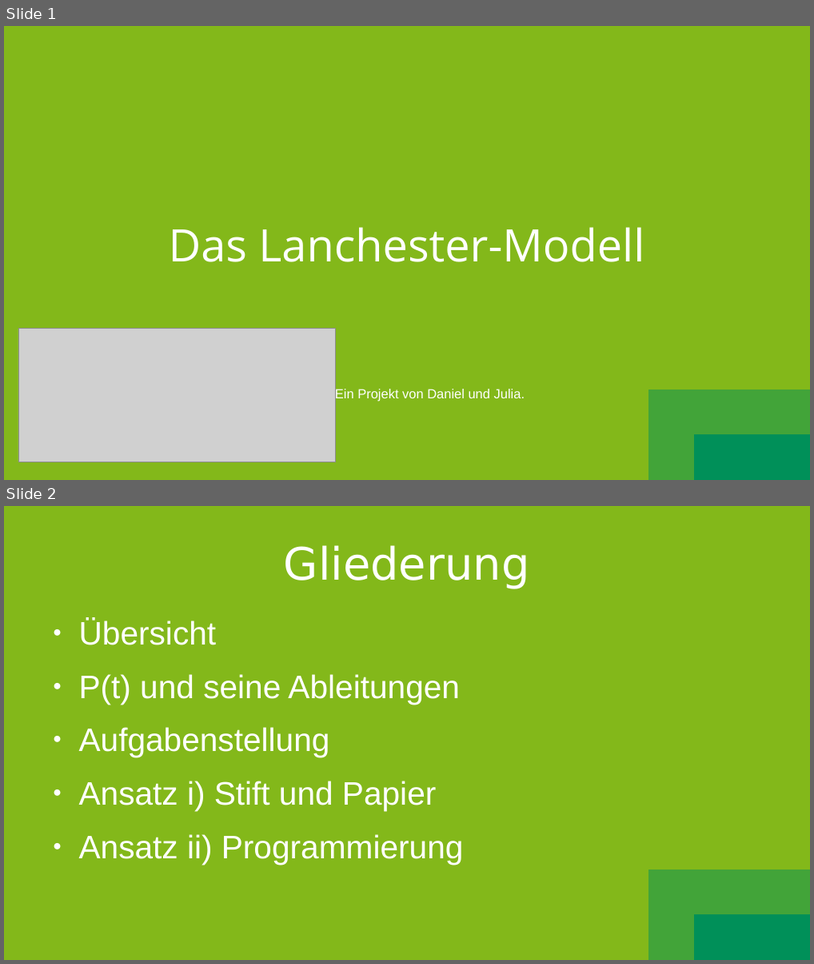
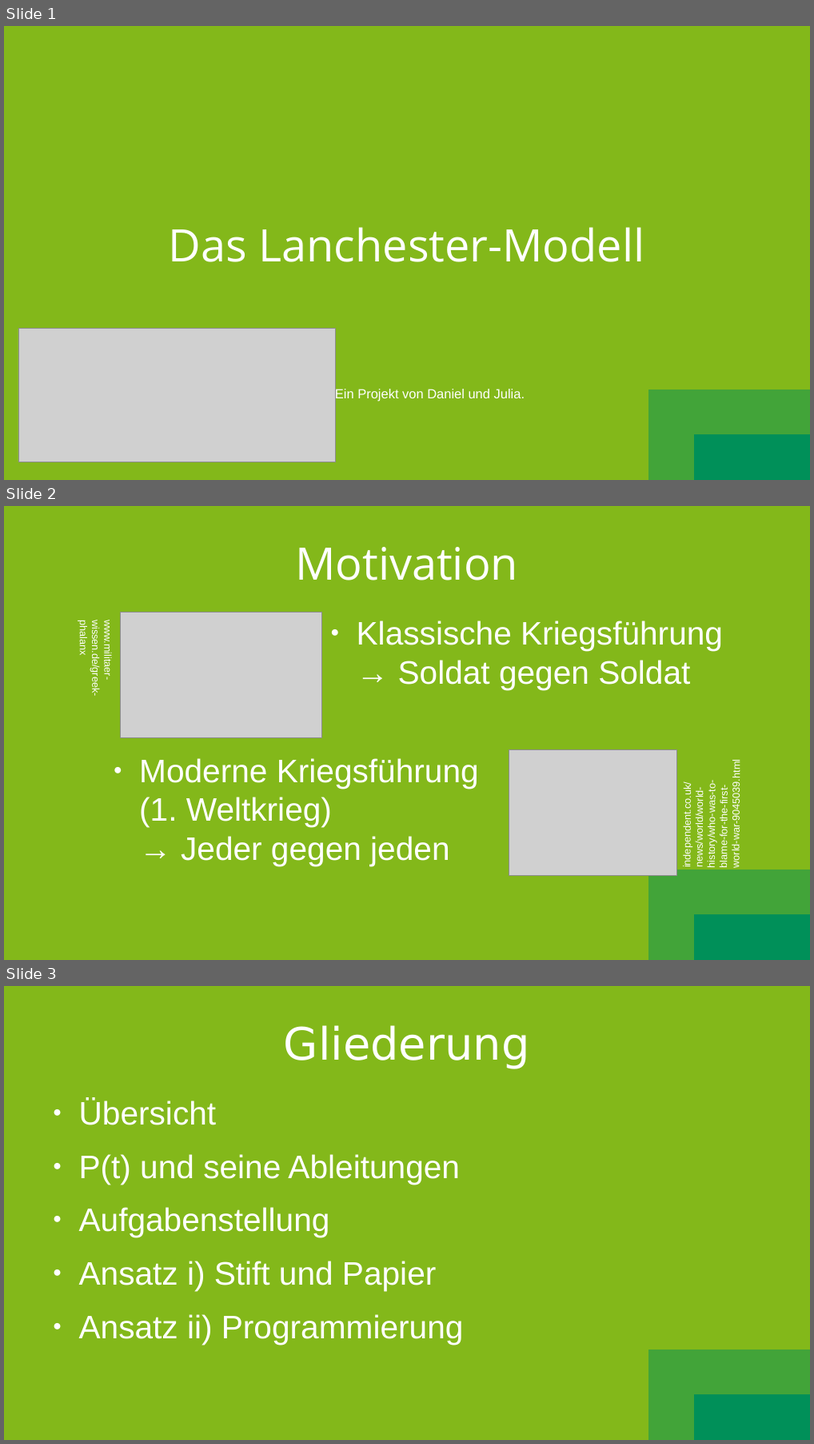
Before and after one commit to SootDan/LanchesterModell, a slide deck: Prasentation.odp. Shown one above the other, each under a label of ours: slides 1 and 2 before the commit, slides 1, 2 and 3 after it. The pictures are 814x964 and 814x1444 pixels, drawn with LibreOffice and Linux fonts; fonts in the diff are those of the drawing; grey boxes stand for pictures. Boxes give left, top, right and bottom in pixels: in the first picture for what was removed or moved away, otherwise in the second. Text is boxed around its words. In the diff, an @@ line names an element or a change of style, - is before the commit and + after.

Commit message:
wip: presentation

```diff
--- a/Prasentation.odp
+++ b/Prasentation.odp
@@ slide 2 added at [4, 506, 810, 960], background gradient #009059 to #42A439 to #83B81A @@
@@ title added at [295, 547, 518, 580], 44 pt, text #FFFFFF @@
+Motivation
@@ text added at [78, 623, 114, 694], 10 pt, text #FFFFFF @@
+www.militaer-wissen.de/greek-phalanx
@@ picture added at [121, 612, 322, 737] @@
@@ text added at [357, 620, 723, 689], 32 pt, text #FFFFFF @@
+● Klassische Kriegsführung
+  → Soldat gegen Soldat
@@ text added at [139, 758, 479, 866], 32 pt, text #FFFFFF @@
+● Moderne Kriegsführung (1. Weltkrieg)
+  → Jeder gegen jeden
@@ picture added at [510, 750, 678, 875] @@
@@ text added at [682, 770, 742, 865], 10 pt, text #FFFFFF @@
+independent.co.uk/news/world/world-history/who-was-to-blame-for-the-first-world-war-9045039.html
@@ what was slide 2 is now slide 3 @@
```
Also in this commit, not shown: 6 other slides added, 1 slide removed.
